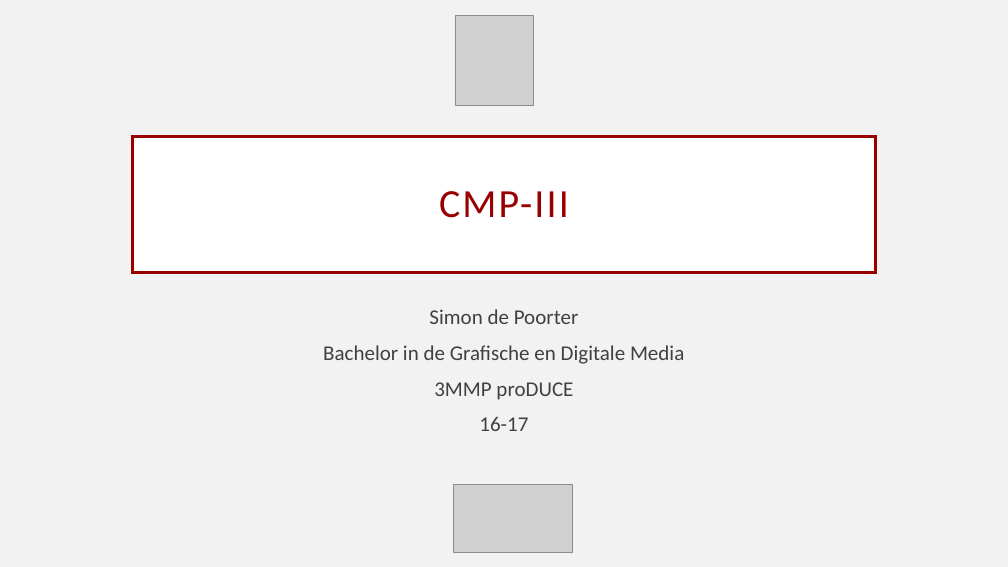
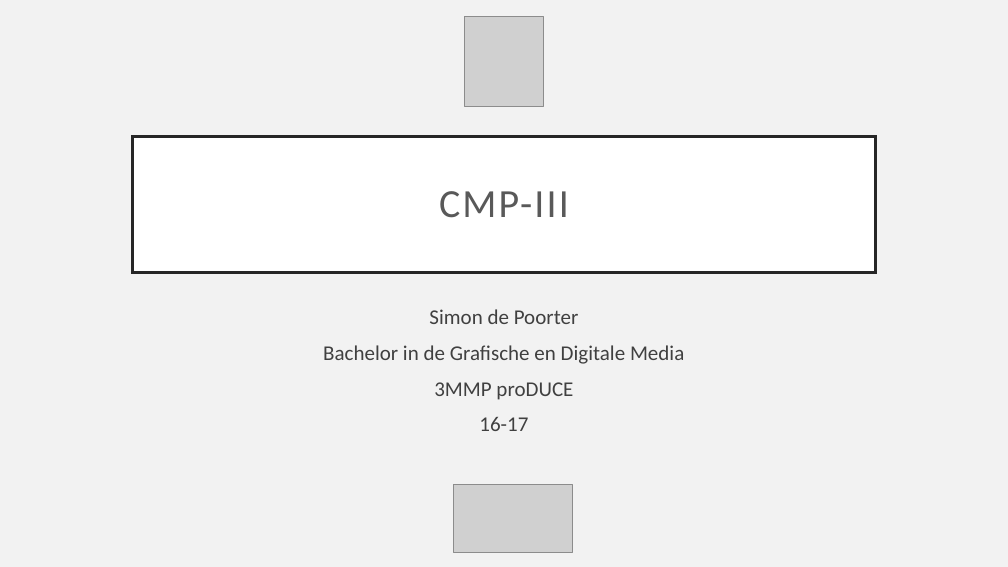
Before and after one commit to simodepo/CMP3_1617, a slide deck: slide 1 of DOCS/PRESENTATIE/PresentatieCMP3.pptx. Drawn at 1008x567 pixels with LibreOffice and Linux fonts; fonts in the diff are those of the drawing; grey boxes stand for pictures. Boxes give left, top, right and bottom in pixels: in the first picture for what was removed or moved away, otherwise in the second. Text is boxed around its words. In the diff, an @@ line names an element or a change of style, - is before the commit and + after.

```diff
--- a/DOCS/PRESENTATIE/PresentatieCMP3.pptx
+++ b/DOCS/PRESENTATIE/PresentatieCMP3.pptx
@@ picture: place and size @@
-picture at bbox=[455, 16, 533, 105]
+picture at bbox=[465, 17, 543, 106]
@@ title "CMP-III" at bbox=[132, 137, 876, 273]: text colour #980000 to #595959; outline #980000 3 pt to #262626 3 pt @@
```
Also in this commit, not shown: 4 slides added, 2 other files.
